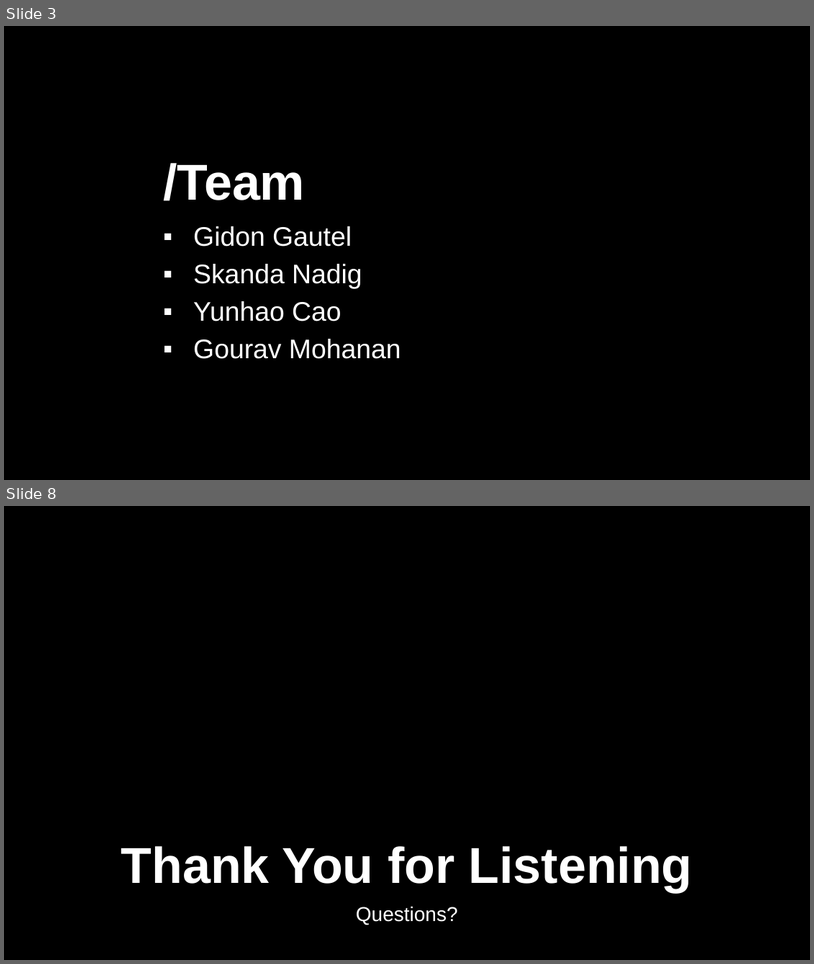
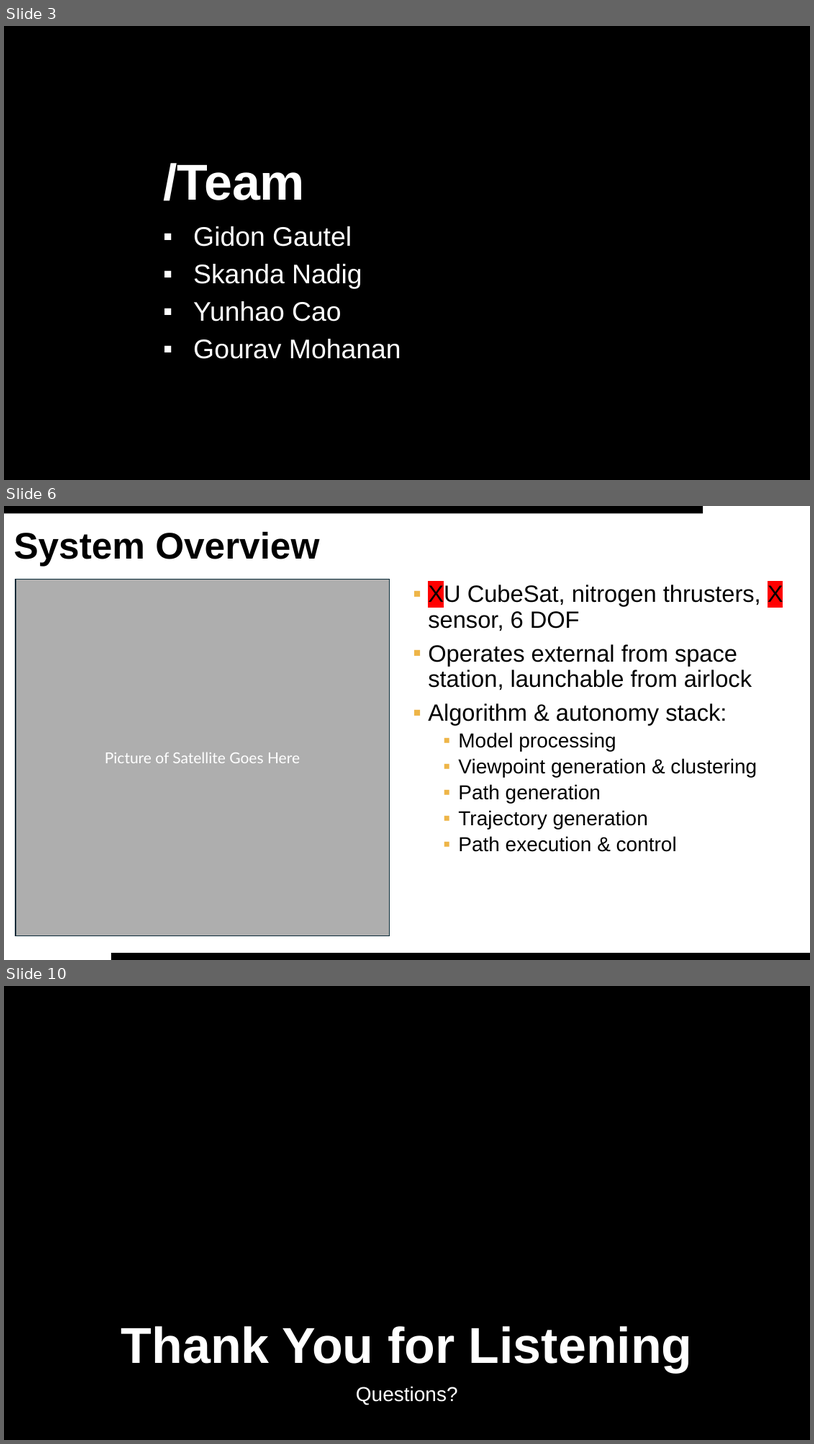
Before and after one commit to gautelg/EK505_Final_Project, a slide deck: Report_Presentation/Presentation.pptx. Shown one above the other, each under a label of ours: slides 3 and 8 before the commit, slides 3, 6 and 10 after it; the slides between them are not shown. The pictures are 814x964 and 814x1444 pixels, drawn with LibreOffice and Linux fonts; fonts in the diff are those of the drawing; background and template pictures are left out. Boxes give left, top, right and bottom in pixels: in the first picture for what was removed or moved away, otherwise in the second. Text is boxed around its words. In the diff, an @@ line names an element or a change of style, - is before the commit and + after.

```diff
--- a/Report_Presentation/Presentation.pptx
+++ b/Report_Presentation/Presentation.pptx
@@ slide 6 added at (4,506,810,960), background #FFFFFF @@
@@ rectangle added at (4,506,703,514), fill #000000 @@
@@ title added at (14,531,319,566), 44 pt, text #000000, bold @@
+System Overview
@@ rectangle added at (16,579,390,936), fill #AEAEAE, outline #092A39 1.5 pt, 18 pt, text #FFFFFF @@
+Picture of Satellite Goes Here
@@ text added at (428,583,784,852), 28 pt, text #000000 @@
+▪ XU CubeSat, nitrogen thrusters, X sensor, 6 DOF
+▪ Operates external from space station, launchable from airlock
+▪ Algorithm & autonomy stack:
+  ▪ Model processing
+  ▪ Viewpoint generation & clustering
+  ▪ Path generation
+  ▪ Trajectory generation
+  ▪ Path execution & control
@@ rectangle added at (111,952,810,960), fill #000000 @@
@@ what was slide 8 is now slide 10 @@
```
Also in this commit, not shown: 3 slides changed, 2 other slides added, 1 slide removed, 16 other files.
